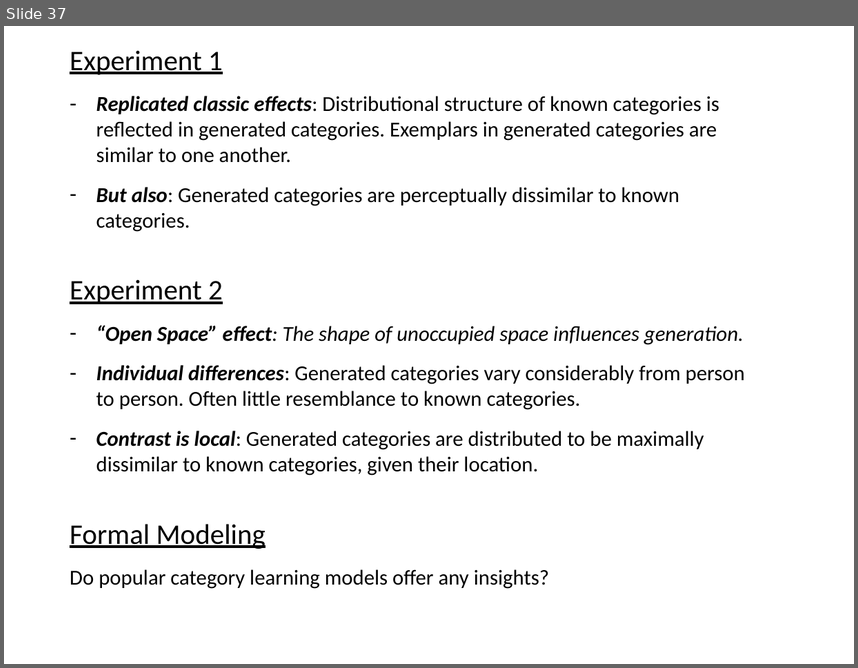
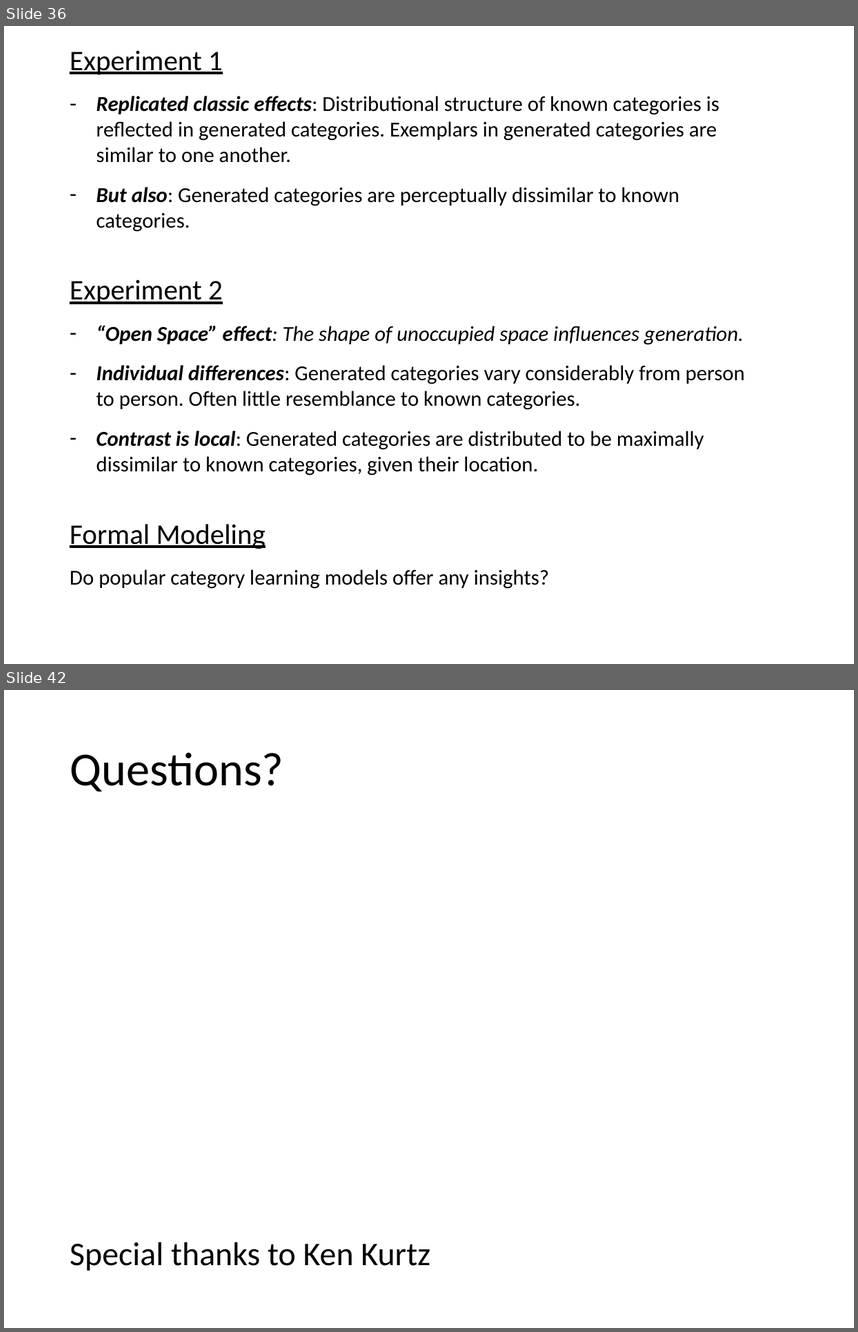
Before and after one commit to AusterweilLab/generating_categories, a slide deck: Presentations/ccn-bbag-march-2-2017.pptx. Shown one above the other, each under a label of ours: slide 37 before the commit, slides 36 and 42 after it; the slides between them are not shown. The pictures are 858x668 and 858x1332 pixels, drawn with LibreOffice and Linux fonts; fonts in the diff are those of the drawing. Boxes give left, top, right and bottom in pixels: in the first picture for what was removed or moved away, otherwise in the second. Text is boxed around its words. In the diff, an @@ line names an element or a change of style, - is before the commit and + after.

```diff
--- a/Presentations/ccn-bbag-march-2-2017.pptx
+++ b/Presentations/ccn-bbag-march-2-2017.pptx
@@ slide 42 added at bbox=[4, 690, 854, 1328], background #FFFFFF @@
@@ text added at bbox=[70, 752, 430, 1270], 28 pt, text #000000 @@
+Questions?
+Special thanks to Ken Kurtz
@@ what was slide 37 is now slide 36 @@
```
Also in this commit, not shown: 2 slides changed, 6 other slides added, 4 slides removed, 2 other files.
